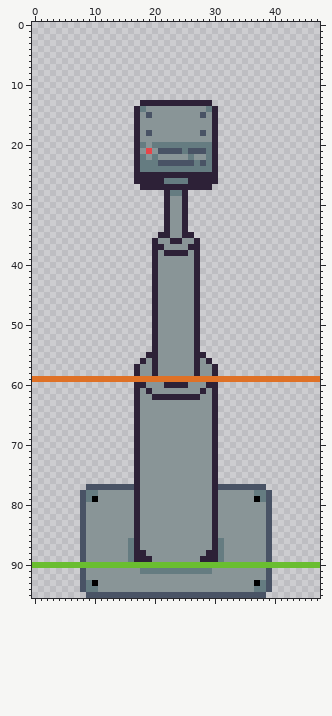
Edited in one commit: pixel-art file (raw_assets/2d_art/asefiles/telescope_laser/telescope_laser.aseprite). Above is the file before it was changed.
48x96 pixels, 1 frame.
The same view after the edit:
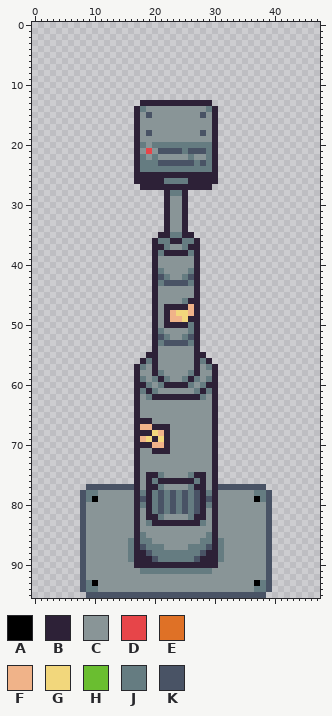
Palette (. is transparent): A #000000  B #2d2137  C #899597  D #e74549  E #df7126  F #f0b389  G #f2d77c  H #6abe30  J #657c81  K #495365
Author's note on the commit: Telescope laser in all directions
What changed:
layer "Guidelines" now hidden
@@ x 0..47 @@
 34 ......................BCCB......................
-35 .....................BBCCBB.....................
-36 ....................BCCBBCCB....................
-37 ....................BBCCCCBB....................
-38 ....................BCBBBBCB....................
+35 .....................BBJJBB.....................
+36 ....................BJJBBJJB....................
+37 ....................BBJCCJBB....................
+38 ....................BJBBBBJB....................
 39 ....................BCCCCCCB....................
 40 ....................BCCCCCCB....................
-41 ....................BCCCCCCB....................
-42 ....................BCCCCCCB....................
-43 ....................BCCCCCCB....................
+41 ....................BJCCCCJB....................
+42 ....................BKJCCJKB....................
+43 ....................BJKKKKJB....................
 44 ....................BCCCCCCB....................
 45 ....................BCCCCCCB....................
-46 ....................BCCCCCCB....................
-47 ....................BCCCCCCB....................
-48 ....................BCCCCCCB....................
-49 ....................BCCCCCCB....................
-50 ....................BCCCCCCB....................
-51 ....................BCCCCCCB....................
-52 ....................BCCCCCCB....................
-53 ....................BCCCCCCB....................
+46 ....................BCCCCJBB....................
+47 ....................BCBBBBFB....................
+48 ....................BCBFGGFB....................
+49 ....................BCBFFGBB....................
+50 ....................BCBBBBJB....................
+51 ....................BJCCCCJB....................
+52 ....................BKJCCJKB....................
+53 ....................BJKKKKJB....................
 54 ....................BCCCCCCB....................
 55 ...................BBCCCCCCBB...................
-56 ..................BCBCCCCCCBCB..................
-57 .................BCCBCCCCCCBCCB.................
-58 .................BCCBCCCCCCBCCB.................
-59 EEEEEEEEEEEEEEEEEEEEEEEEEEEEEEEEEEEEEEEEEEEEEEEE
-60 .................BBCCCBBBBCCCBB.................
-61 .................BCBCCCCCCCCBCB.................
-62 .................BCCBBBBBBBBCCB.................
+56 ..................BJBCCCCCCBJB..................
+57 .................BJCBCCCCCCBCJB.................
+58 .................BCCBJCCCCJBCCB.................
+59 .................BJCJBJCCJBJCJB.................
+60 .................BBJCJBBBBJCJBB.................
+61 .................BJBJCCCCCCJBJB.................
+62 .................BCJBBBBBBBBJCB.................
 63 .................BCCCCCCCCCCCCB.................
@@ x 16..24 @@
 65 .BCCCCCCC
-66 .BCCCCCCC
-67 .BCCCCCCC
-68 .BCCCCCCC
-69 .BCCCCCCC
-70 .BCCCCCCC
-71 .BCCCCCCC
+66 .BBBCCCCC
+67 .BFFBBBCC
+68 .BBBGFBCC
+69 .BFGBGBCC
+70 .BBBFFBCC
+71 .BCCBBBCC
 72 .BCCCCCCC
@@ x 0..47 @@
 74 .................BCCCCCCCCCCCCB.................
-75 .................BCCCCCCCCCCCCB.................
-76 .................BCCCCCCCCCCCCB.................
-77 .........KKKKKKKKBCCCCCCCCCCCCBKKKKKKKK.........
-78 ........KJJCCCCCCBCCCCCCCCCCCCBCCCCCCJJK........
-79 ........KJACCCCCCBCCCCCCCCCCCCBCCCCCCAJK........
-80 ........KCCCCCCCCBCCCCCCCCCCCCBCCCCCCCCK........
-81 ........KCCCCCCCCBCCCCCCCCCCCCBCCCCCCCCK........
-82 ........KCCCCCCCCBCCCCCCCCCCCCBCCCCCCCCK........
-83 ........KCCCCCCCCBCCCCCCCCCCCCBCCCCCCCCK........
+75 .................BCBBJCCCCJBBCB.................
+76 .................BCBJBBBBBBJBCB.................
+77 .........KKKKKKKKBCBBJCCCCJBBCBKKKKKKKK.........
+78 ........KJJCCCCCCBJBJKJKJKJKBJBCCCCCCJJK........
+79 ........KJACCCCCCBKBJKJKJKJKBKBCCCCCCAJK........
+80 ........KCCCCCCCCBJBJKJKJKJKBJBCCCCCCCCK........
+81 ........KCCCCCCCCBCBJKJKJKJKBCBCCCCCCCCK........
+82 ........KCCCCCCCCBCBBJCCCCJBBCBCCCCCCCCK........
+83 ........KCCCCCCCCBCJBBBBBBBBJCBCCCCCCCCK........
 84 ........KCCCCCCCCBCCCCCCCCCCCCBCCCCCCCCK........
-85 ........KCCCCCCCCBCCCCCCCCCCCCBCCCCCCCCK........
-86 ........KCCCCCCCJBCCCCCCCCCCCCBJCCCCCCCK........
-87 ........KCCCCCCCJBCCCCCCCCCCCCBJCCCCCCCK........
-88 ........KCCCCCCCJBBCCCCCCCCCCBBJCCCCCCCK........
-89 ........KCCCCCCCJBBBCCCCCCCCBBBJCCCCCCCK........
-90 HHHHHHHHHHHHHHHHHHHHHHHHHHHHHHHHHHHHHHHHHHHHHHHH
+85 ........KCCCCCCCCBJCCCCCCCCCCJBCCCCCCCCK........
+86 ........KCCCCCCCJBJJCCCCCCCCJJBJCCCCCCCK........
+87 ........KCCCCCCCJBKJJJCCCCJJJKBJCCCCCCCK........
+88 ........KCCCCCCCJBBKJJJJJJJJKBBJCCCCCCCK........
+89 ........KCCCCCCCJBBBKJJJJJJKBBBJCCCCCCCK........
+90 ........KCCCCCCCCBBBBBBBBBBBBBBCCCCCCCCK........
 91 ........KCCCCCCCCCJJJJJJJJJJJJCCCCCCCCCK........
Where, in picture pixels (left, top, right, bottom), the same in both pictures:
changed: (32, 232, 320, 400)
changed: (140, 418, 170, 454)
changed: (32, 472, 320, 568)
